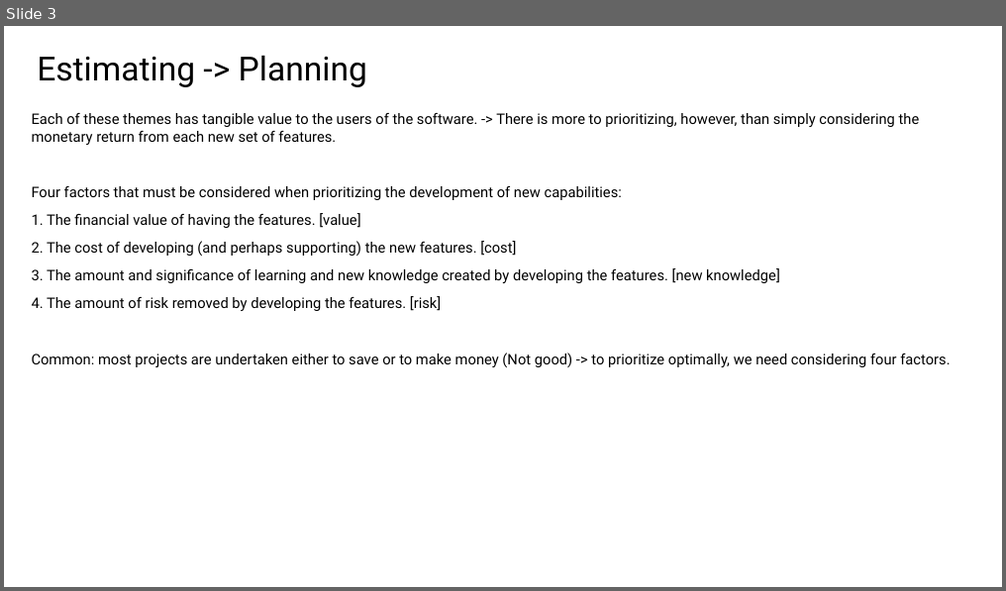
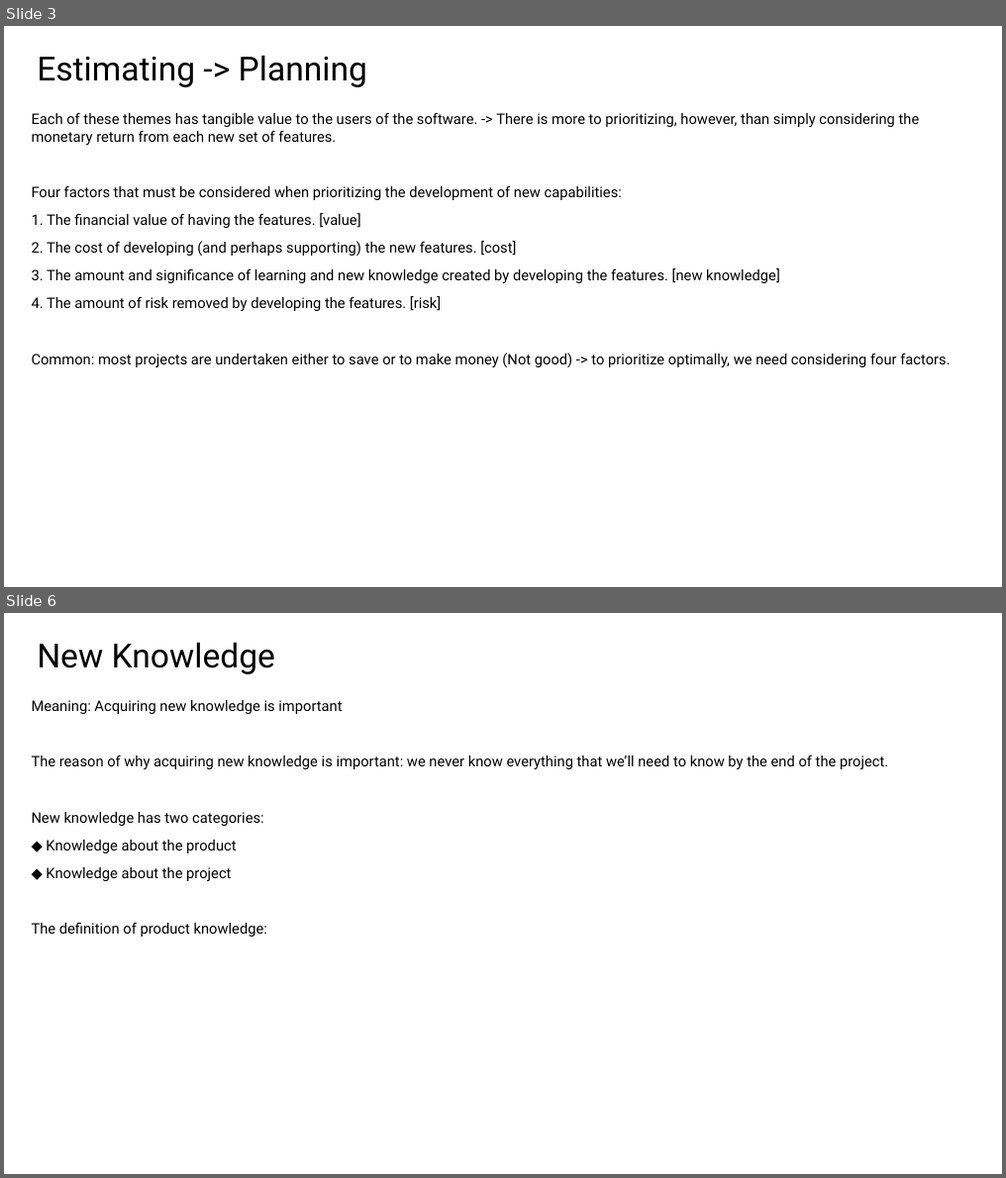
Before and after one commit to yousei-github/StudyNotes, a slide deck: temp/勉強会.pptx. Shown one above the other, each under a label of ours: slide 3 before the commit, slides 3 and 6 after it; the slides between them are not shown. The pictures are 1006x591 and 1006x1178 pixels, drawn with LibreOffice and Linux fonts; fonts in the diff are those of the drawing. Boxes give left, top, right and bottom in pixels: in the first picture for what was removed or moved away, otherwise in the second. Text is boxed around its words. In the diff, an @@ line names an element or a change of style, - is before the commit and + after.

```diff
--- a/temp/勉強会.pptx
+++ b/temp/勉強会.pptx
@@ slide 6 added at (4, 613, 1002, 1174), background #FFFFFF @@
@@ text added at (37, 642, 275, 674), 32 pt, text #000000 @@
+New Knowledge
@@ text added at (32, 700, 888, 937), 14 pt, text #000000 @@
+Meaning: Acquiring new knowledge is important
+The reason of why acquiring new knowledge is important: we never know everything that we’ll need to know by the end of the project.
+New knowledge has two categories:
+◆ Knowledge about the product
+◆ Knowledge about the project
+The definition of product knowledge:
```
Also in this commit, not shown: 1 slide changed, 1 other slide added.
